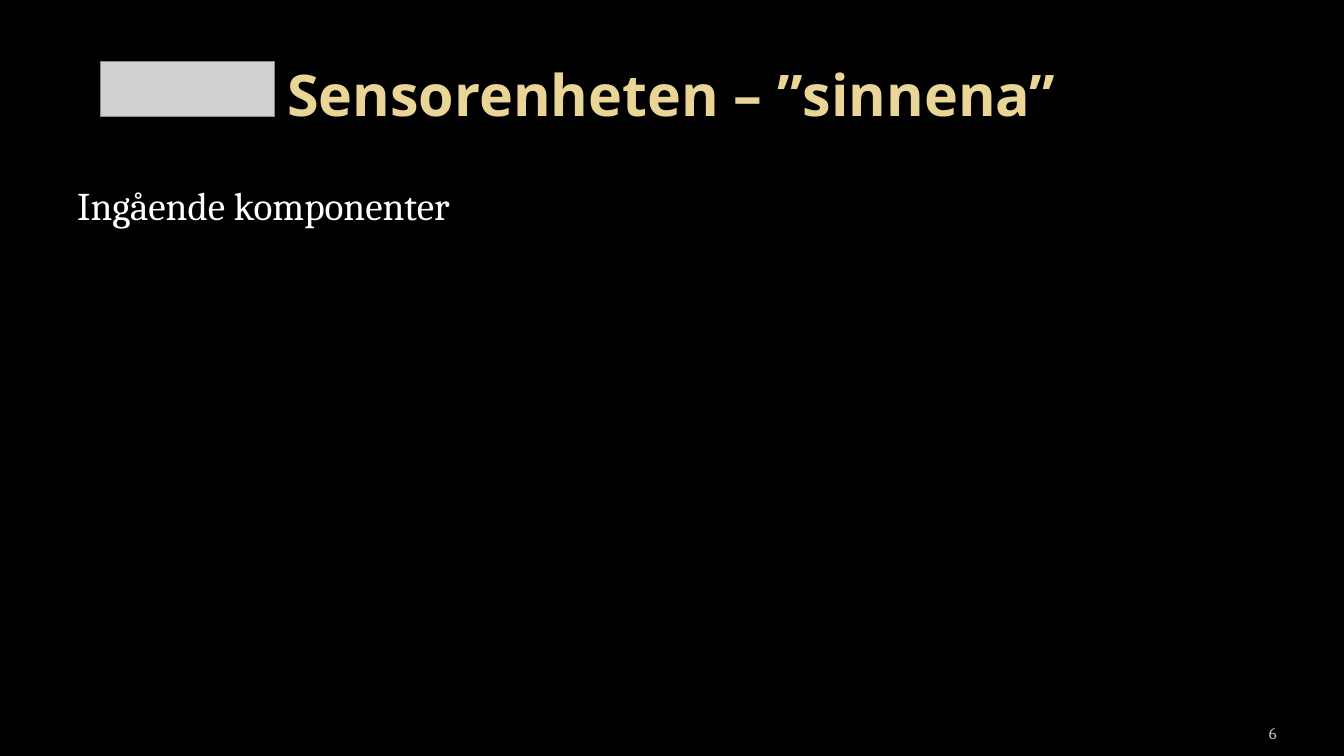
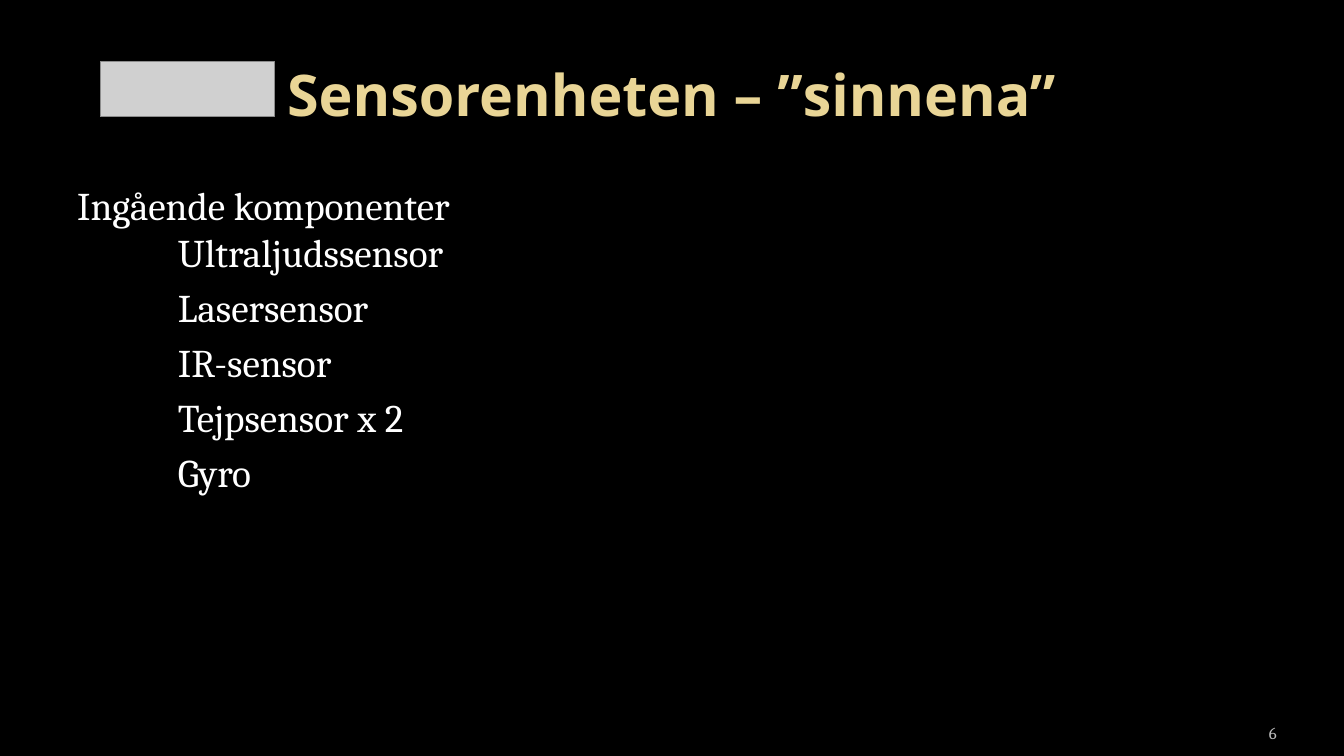
Before and after one commit to towni0/TSEA29---MrRobot, a slide deck: slide 6 of docs/TSEA29 - presentation v.01.pptx. Drawn at 1344x756 pixels with LibreOffice and Linux fonts; fonts in the diff are those of the drawing; grey boxes stand for pictures; background and template pictures are left out. Boxes give left, top, right and bottom in pixels: in the first picture for what was removed or moved away, otherwise in the second. Text is boxed around its words. In the diff, an @@ line names an element or a change of style, - is before the commit and + after.

Commit message:
redovisning

```diff
--- a/docs/TSEA29 - presentation v.01.pptx
+++ b/docs/TSEA29 - presentation v.01.pptx
@@ text at bbox=[77, 192, 450, 496]: text changed @@
-Ingående komponenter
+Ingående komponenter
+Ultraljudssensor
+Lasersensor
+IR-sensor
+Tejpsensor x 2
+Gyro
```
